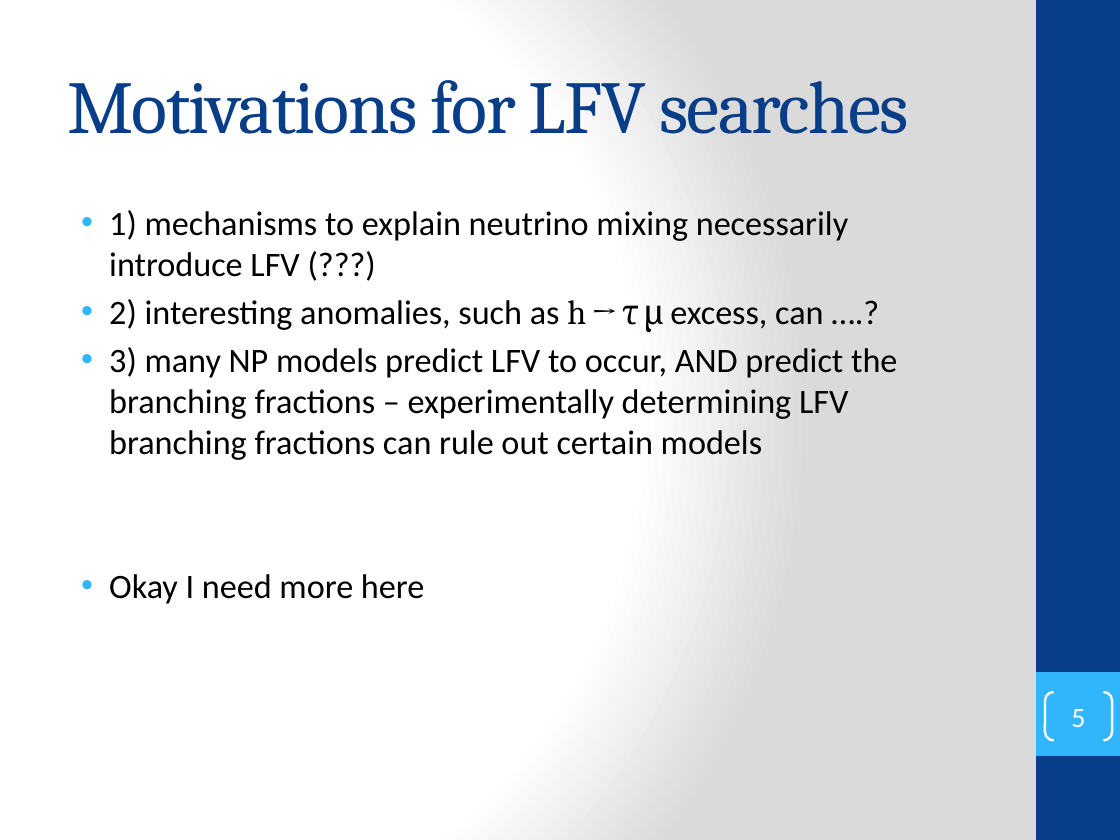
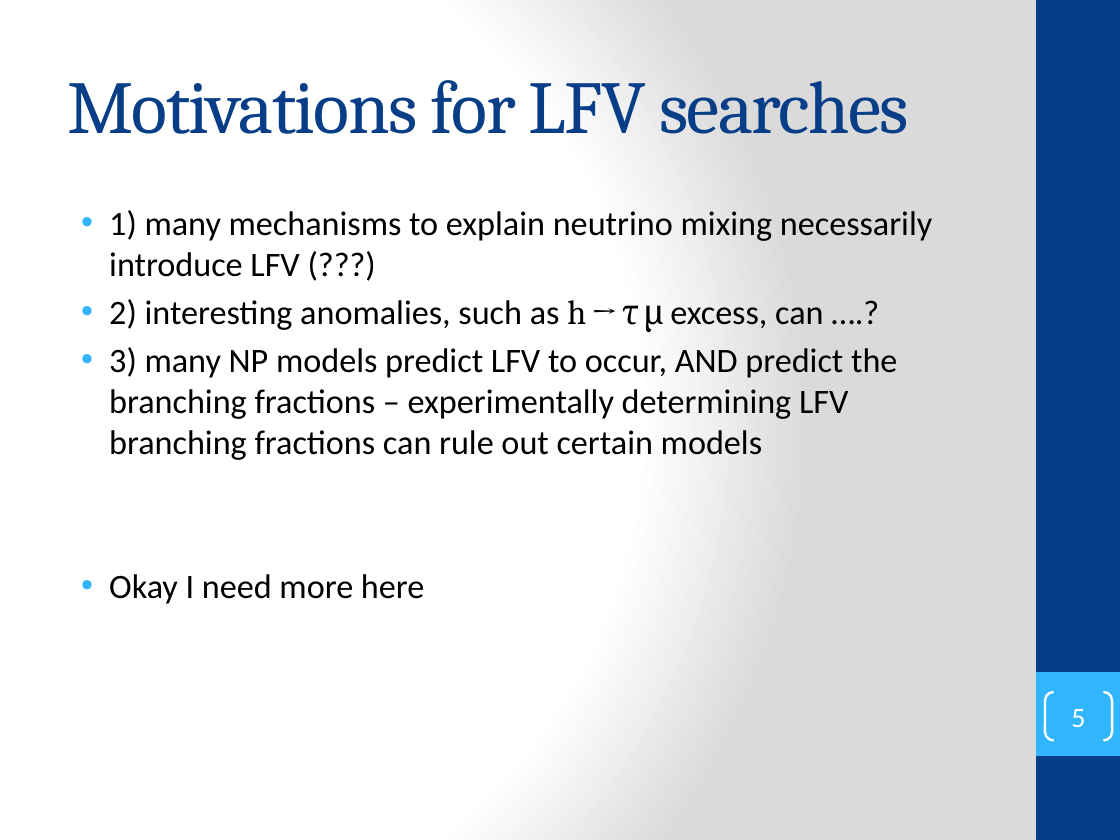
Before and after one commit to secret-agent-drone/lit-review, a slide deck: slide 5 of LiteratureReview_talk/lit_review_talk.pptx. Drawn at 1120x840 pixels with LibreOffice and Linux fonts; fonts in the diff are those of the drawing. Boxes give left, top, right and bottom in pixels: in the first picture for what was removed or moved away, otherwise in the second. Text is boxed around its words. In the diff, an @@ line names an element or a change of style, - is before the commit and + after.

```diff
--- a/LiteratureReview_talk/lit_review_talk.pptx
+++ b/LiteratureReview_talk/lit_review_talk.pptx
@@ text at bbox=[109, 210, 932, 277]: text changed @@
-• 1) mechanisms to explain neutrino mixing necessarily introduce LFV (???)
+• 1) many mechanisms to explain neutrino mixing necessarily introduce LFV (???)
```
Also in this commit, not shown: 2 other slides changed, 1 slide added, 1 slide removed, 19 other files.
